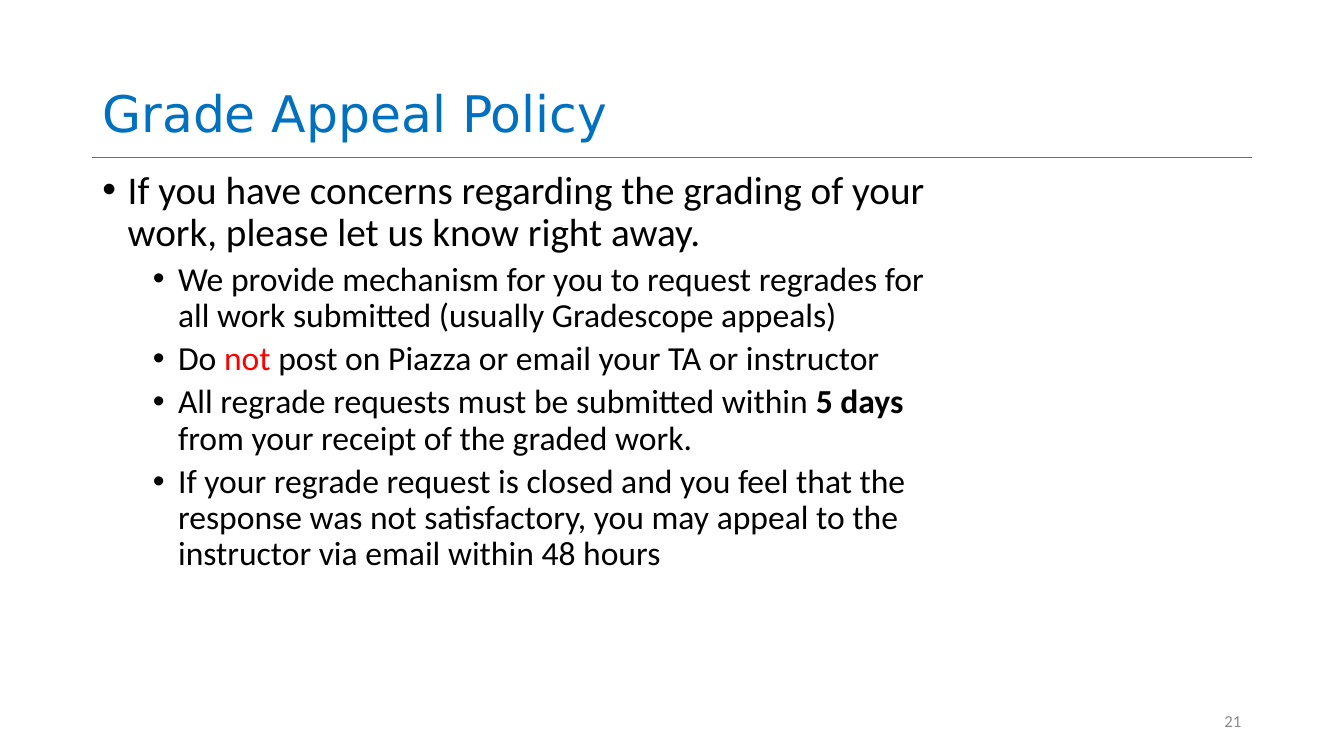
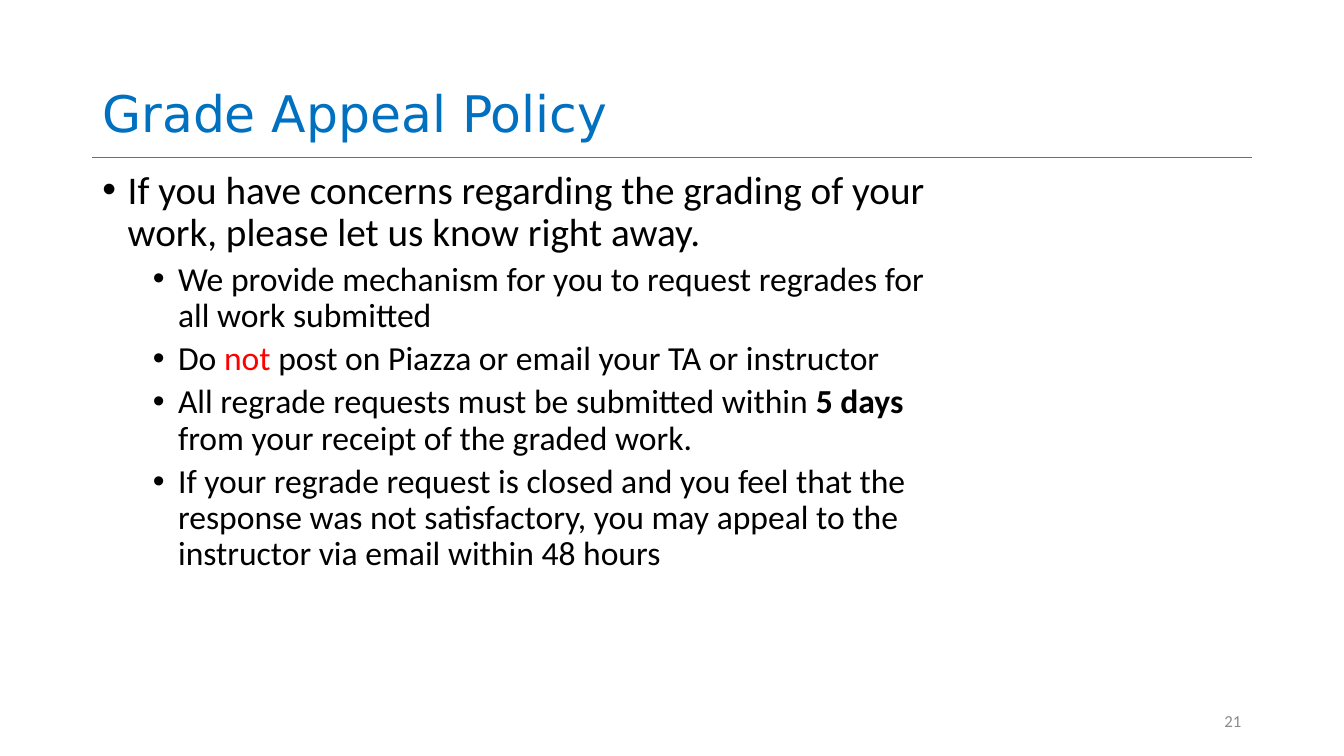
Before and after one commit to neu-se/CS4530-Fall-2026, a slide deck: slide 21 of Slides/Module 01.1 Course Introduction.pptx. Drawn at 1344x756 pixels with LibreOffice and Linux fonts; fonts in the diff are those of the drawing. Boxes give left, top, right and bottom in pixels: in the first picture for what was removed or moved away, otherwise in the second. Text is boxed around its words. In the diff, an @@ line names an element or a change of style, - is before the commit and + after.

```diff
--- a/Slides/Module 01.1 Course Introduction.pptx
+++ b/Slides/Module 01.1 Course Introduction.pptx
@@ text at (178,267,924,328): text changed @@
-  • We provide mechanism for you to request regrades for all work submitted (usually Gradescope appeals)
+  • We provide mechanism for you to request regrades for all work submitted
```
Also in this commit, not shown: 3 other slides changed, 3 other files.
